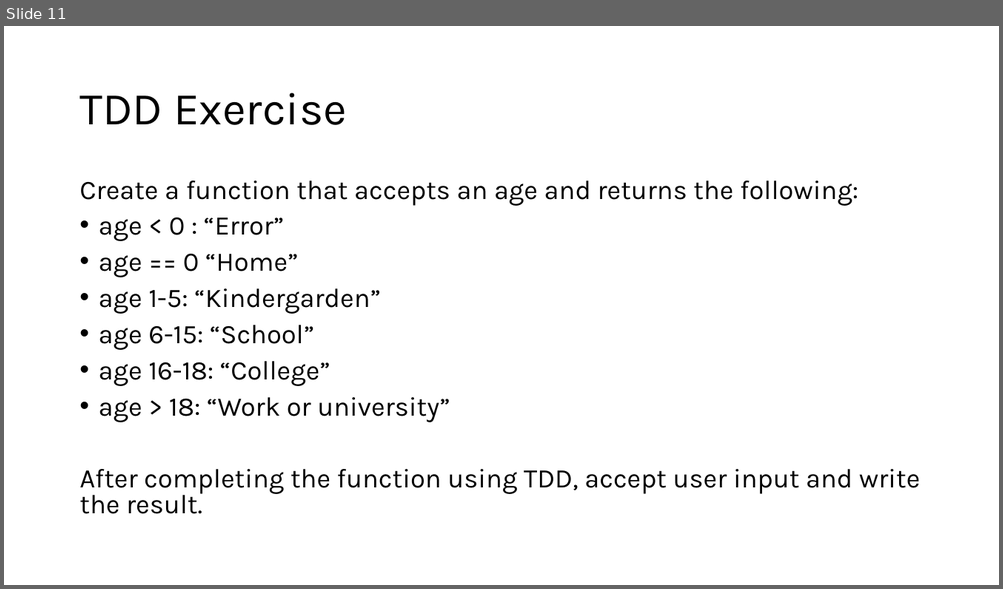
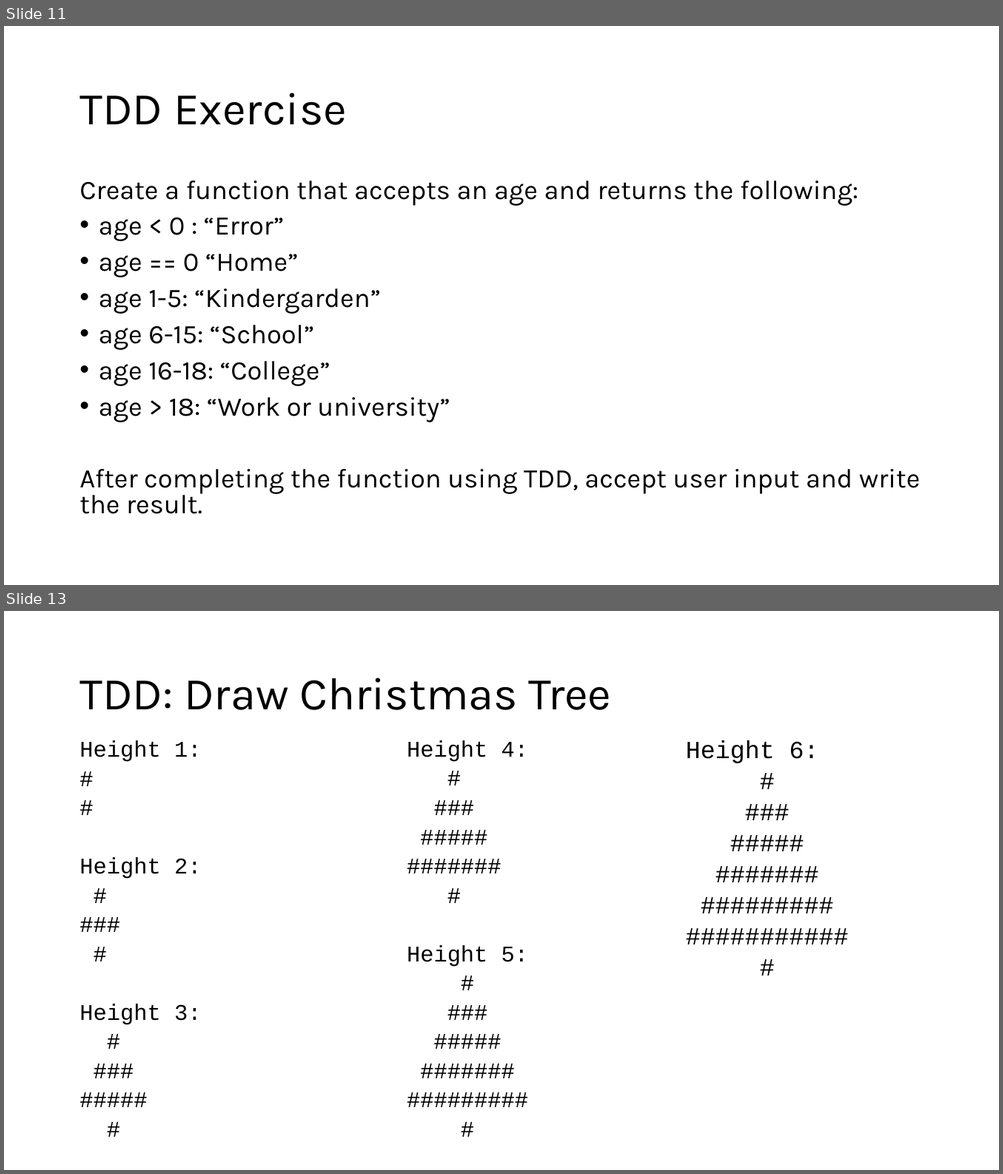
Before and after one commit to BjarneHelgesen/PythonForTestere, a slide deck: PythonForTestere.pptx. Shown one above the other, each under a label of ours: slide 11 before the commit, slides 11 and 13 after it; the slides between them are not shown. The pictures are 1003x589 and 1003x1174 pixels, drawn with LibreOffice and Linux fonts; fonts in the diff are those of the drawing. Boxes give left, top, right and bottom in pixels: in the first picture for what was removed or moved away, otherwise in the second. Text is boxed around its words. In the diff, an @@ line names an element or a change of style, - is before the commit and + after.

```diff
--- a/PythonForTestere.pptx
+++ b/PythonForTestere.pptx
@@ slide 13 added at box(4, 611, 999, 1170), background #FFFFFF at 10% opacity @@
@@ title added at box(79, 678, 612, 710), 44 pt, text #000000 @@
+TDD: Draw Christmas Tree
@@ text added at box(79, 741, 201, 1025), 21.7 pt, text #000000 @@
+Height 1:
+#
+#
+Height 2:
+#
+###
+#
+Height 3:
+#
+###
+#####
+#
@@ text added at box(407, 741, 528, 967), 21.7 pt, text #000000 @@
+Height 4:
+#
+###
+#####
+#######
+#
+Height 5:
+#
+###
+#####
+#######
+#########
+#
@@ text added at box(686, 741, 819, 763), 23.8 pt, text #000000 @@
+Height 6:
+#
+###
+#####
+#######
+#########
+###########
+#
```
Also in this commit, not shown: 3 other slides added, 1 other file.
